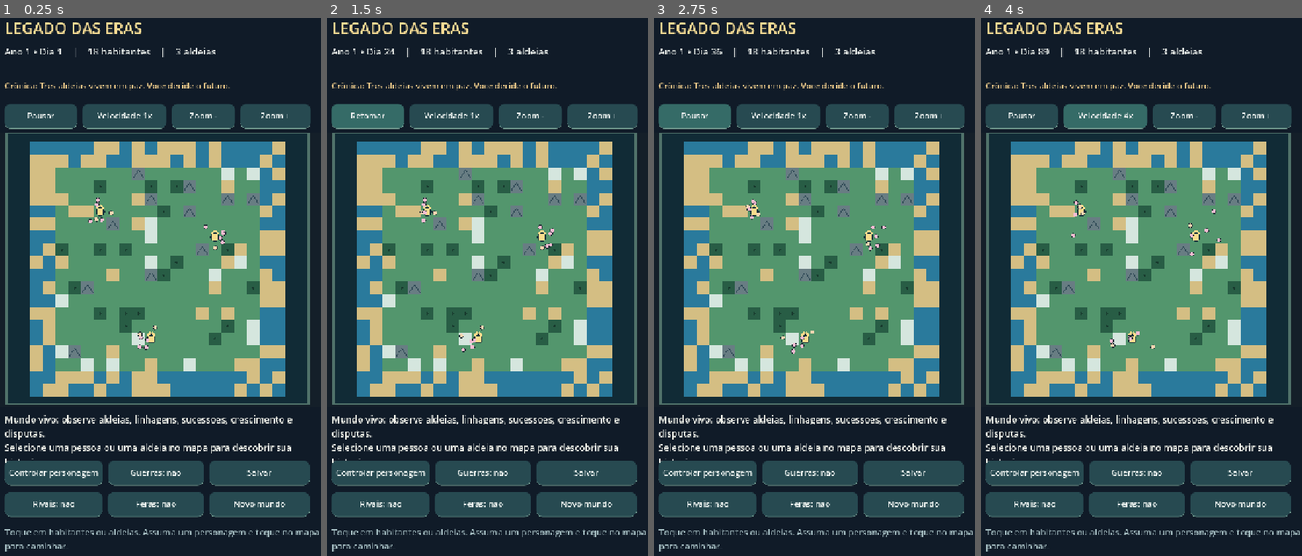
Above: before the commit, frames 1-4 (left to right).
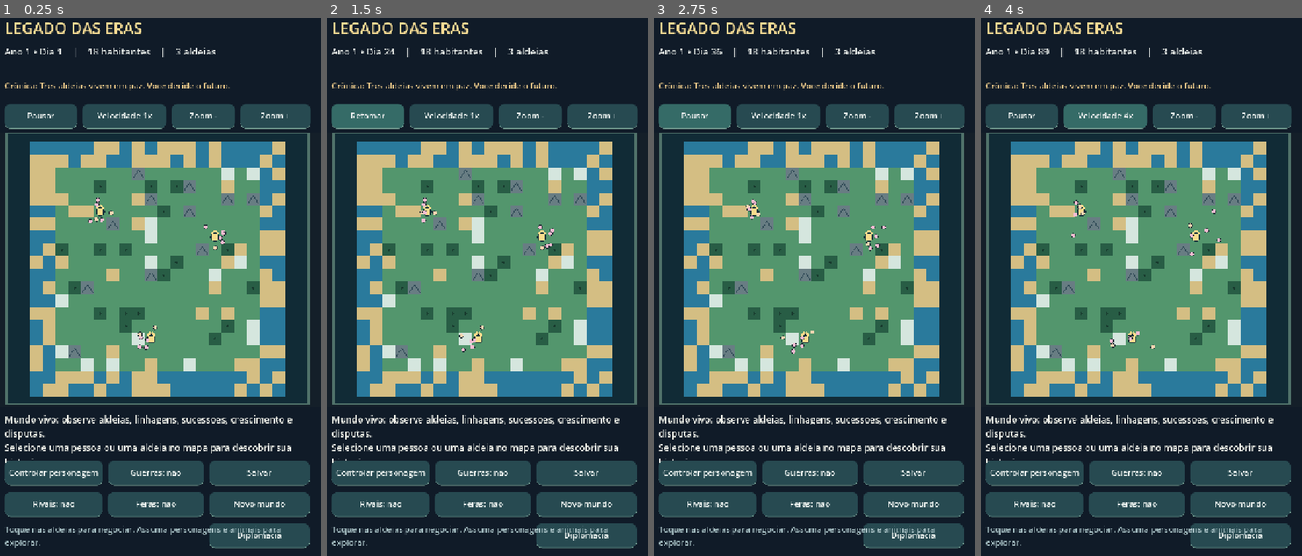
Above: after the commit, the same moments.

Repository: contateste123455667788994321-max/legados-das-eras
Game: Godot game, scene res://scenes/Main.tscn
Two runs of this game, one before a commit and one after it. Both use one fixed random seed, a clock stepped at 60 frames per second and the inputs below.
Inputs (mouse positions are in pixels of both pictures, inside the frame that each line leads up to):
- Up to frame 1 (0.25 s): no input
- Up to frame 2 (1.5 s): click (587, 534) at 0.5 s, where only the run after the commit has a clickable "Diplomacia"; click "Pausar" at 1.25 s
- Up to frame 3 (2.75 s): click "Retomar" at 2 s
- Up to frame 4 (4 s): click "Velocidade 1x" at 2.75 s; click "Velocidade 2x" at 3.5 s

The runs differ from the first frame. In frame 1, 2.1% of the frame differs, in the area x 1-100%, y 93-100%; in frame 2, 2.1%; in frame 3, 2.1%; in frame 4, 2.1%.
Error after the commit: Invalid call. Nonexistent function 'get_vbox' in base 'ConfirmationDialog'. (res://scripts/main.gd:413)

Commit message:
feat: add player diplomacy screen to negotiate peace, alliances, and war

Diff:
--- a/scripts/main.gd
+++ b/scripts/main.gd
@@ -95,7 +95,8 @@
 	rival_button = _button("Rivais: nao", Vector2(24, 1065), Vector2(215, 55), Callable(self, "_toggle_rivals"))
 	predator_button = _button("Feras: nao", Vector2(251, 1065), Vector2(211, 55), Callable(self, "_toggle_predators"))
 	_button("Novo mundo", Vector2(474, 1065), Vector2(220, 55), Callable(self, "_new_world"))
-	var tip := _label("Toque em habitantes ou aldeias. Assuma um personagem e toque no mapa para caminhar.", Vector2(24, 1140), Vector2(674, 100), 19, Color("#a8c1c5"))
+	_button("Diplomacia", Vector2(474, 1134), Vector2(220, 55), Callable(self, "_show_diplomacy"))
+	var tip := _label("Toque nas aldeias para negociar. Assuma personagens e animais para explorar.", Vector2(24, 1134), Vector2(438, 100), 18, Color("#a8c1c5"))
 	tip.autowrap_mode = TextServer.AUTOWRAP_WORD_SMART
 
 func _label(value: String, pos: Vector2, dimensions: Vector2, font_size: int, color: Color) -> Label:
@@ -383,6 +384,60 @@
 	world.toggle_predators()
 	_refresh_ui()
 
+func _show_diplomacy() -> void:
+	if world.towns.size() < 2:
+		return
+	var dialog := ConfirmationDialog.new()
+	dialog.title = "Diplomacia entre aldeias"
+	dialog.dialog_text = "Escolha duas aldeias e o tipo de acordo:"
+	dialog.ok_button_text = "Confirmar"
+	dialog.cancel_button_text = "Cancelar"
+	var first_picker := OptionButton.new()
+	var second_picker := OptionButton.new()
+	var action_picker := OptionButton.new()
+	for town in world.towns:
+		first_picker.add_item(str(town["name"]), int(town["id"]))
+		second_picker.add_item(str(town["name"]), int(town["id"]))
+	if selected_town_id > 0:
+		for i in range(first_picker.item_count):
+			if first_picker.get_item_id(i) == selected_town_id:
+				first_picker.select(i)
+				break
+	second_picker.select(1 if first_picker.selected == 0 else 0)
+	action_picker.add_item("Propor paz", 0)
+	action_picker.add_item("Formar alianca", 1)
+	action_picker.add_item("Declarar guerra", 2)
+	for label_text in ["Aldeia de origem", "Aldeia de destino", "Acao diplomatica"]:
+		var label := Label.new()
+		label.text = label_text
+		dialog.get_vbox().add_child(label)
+		match label_text:
+			"Aldeia de origem": dialog.get_vbox().add_child(first_picker)
+			"Aldeia de destino": dialog.get_vbox().add_child(second_picker)
+			"Acao diplomatica": dialog.get_vbox().add_child(action_picker)
+	dialog.confirmed.connect(func() -> void:
+		var from_id := first_picker.get_selected_id()
+		var to_id := second_picker.get_selected_id()
+		if from_id == to_id:
+			world.news = "Escolha duas aldeias diferentes para negociar."
+		else:
+			var action := "peace"
+			match action_picker.get_selected_id():
+				1: action = "alliance"
+				2: action = "war"
+			if action == "war":
+				world.wars = true
+				if not world.rivals:
+					world.toggle_rivals()
+			world.politics.set_treaty(world, from_id, to_id, action)
+			world.save_world()
+		_refresh_ui()
+		dialog.queue_free()
+	)
+	dialog.canceled.connect(dialog.queue_free)
+	add_child(dialog)
+	dialog.popup_centered(Vector2i(600, 580))
+
 func _save_now() -> void:
 	world.news = "Mundo salvo no aparelho." if world.save_world() else "Falha ao salvar o mundo."
 	_refresh_ui()
